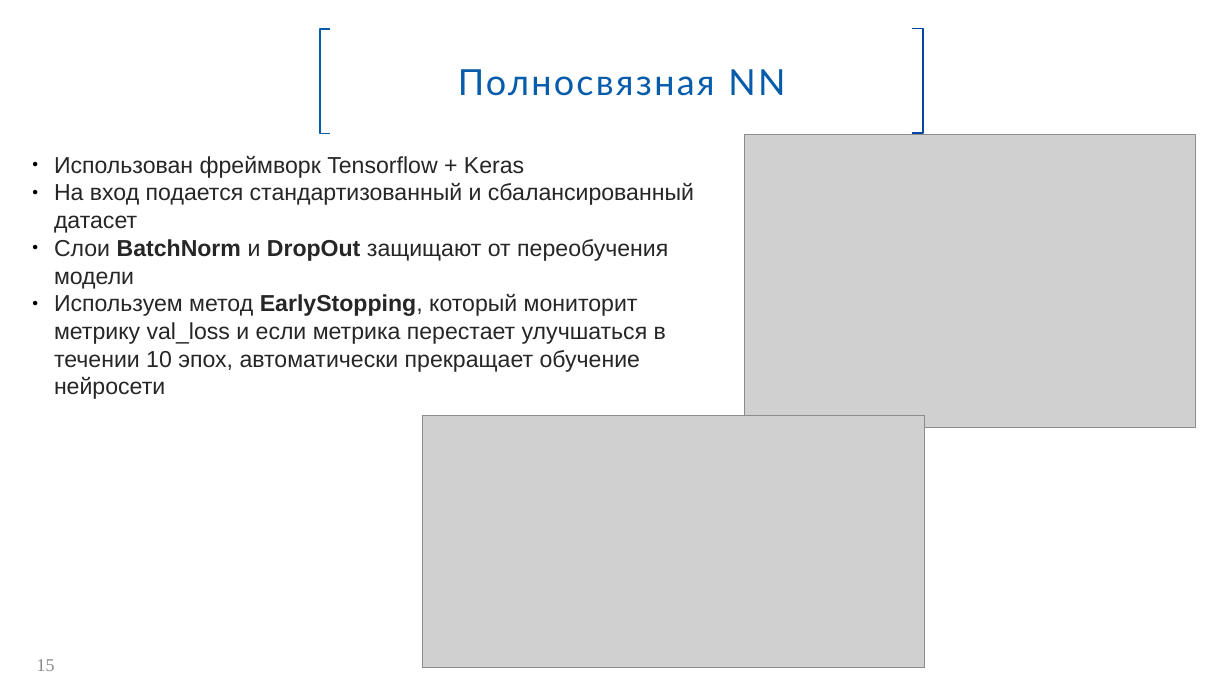
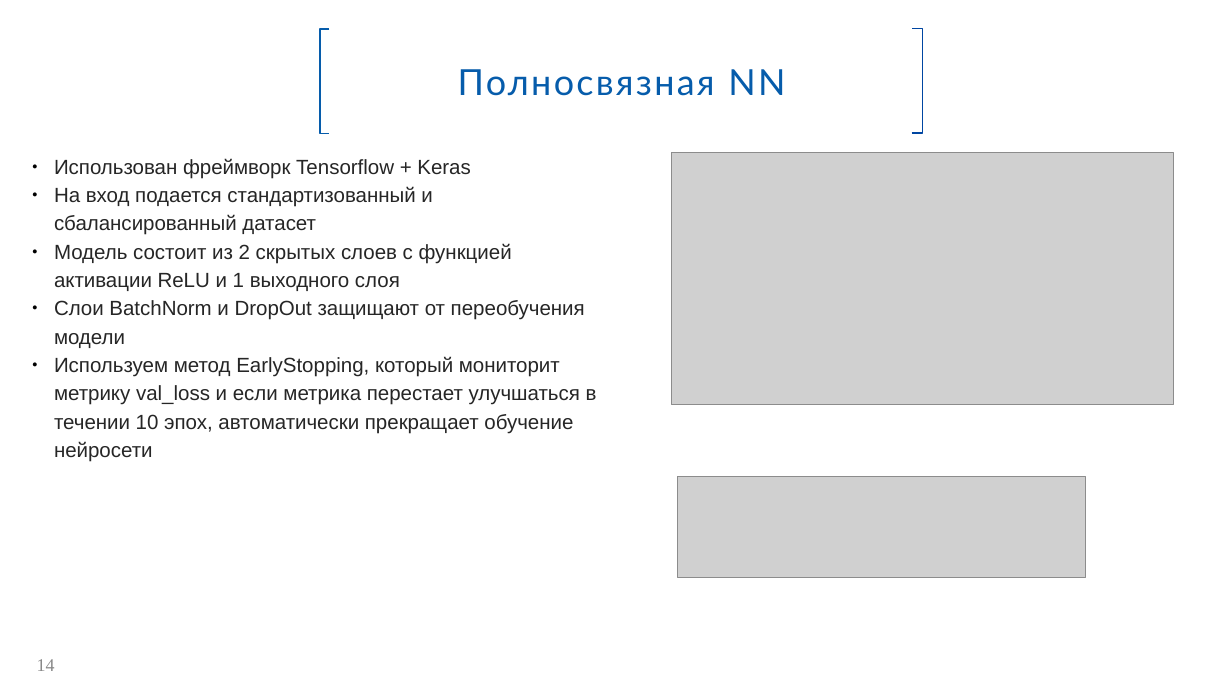
Before and after one commit to Spring-31/HC_default_risk, a slide deck: slide 14 of Прогнозирование_вероятности_дефолта.pptx (slide 15 before the commit). Drawn at 1232x693 pixels with LibreOffice and Linux fonts; fonts in the diff are those of the drawing; grey boxes stand for pictures; background and template pictures are left out. Boxes give left, top, right and bottom in pixels: in the first picture for what was removed or moved away, otherwise in the second. Text is boxed around its words. In the diff, an @@ line names an element or a change of style, - is before the commit and + after.

```diff
--- a/Прогнозирование_вероятности_дефолта.pptx
+++ b/Прогнозирование_вероятности_дефолта.pptx
@@ picture removed at (744,135,1195,429) @@
@@ text at (54,158,597,462): size 18 to 16 pt in "Использован фреймворк Tensorflow + Keras", "На вход подается стандартизованный и сбалансированный датасе ...", "Слои BatchNorm и DropOut защищают от переобучения ...", "Используем метод EarlyStopping, который мониторит метрику va ..."; bold off in "BatchNorm DropOut", "EarlyStopping,"; line spacing 1 to 1.15 @@
@@ picture: place and size @@
-picture at (423,416,925,668)
+picture at (671,152,1173,405)
@@ text at (54,243,512,291): paragraph added @@
+● Модель состоит из 2 скрытых слоев с функцией активации ReLU и 1 выходного слоя
@@ picture added at (677,477,1086,578) @@
@@ page number at (37,659,55,671): text changed @@
-15
+14
```
Also in this commit, not shown: 11 other slides changed, 2 slides added, 2 slides removed, 4 other files.
